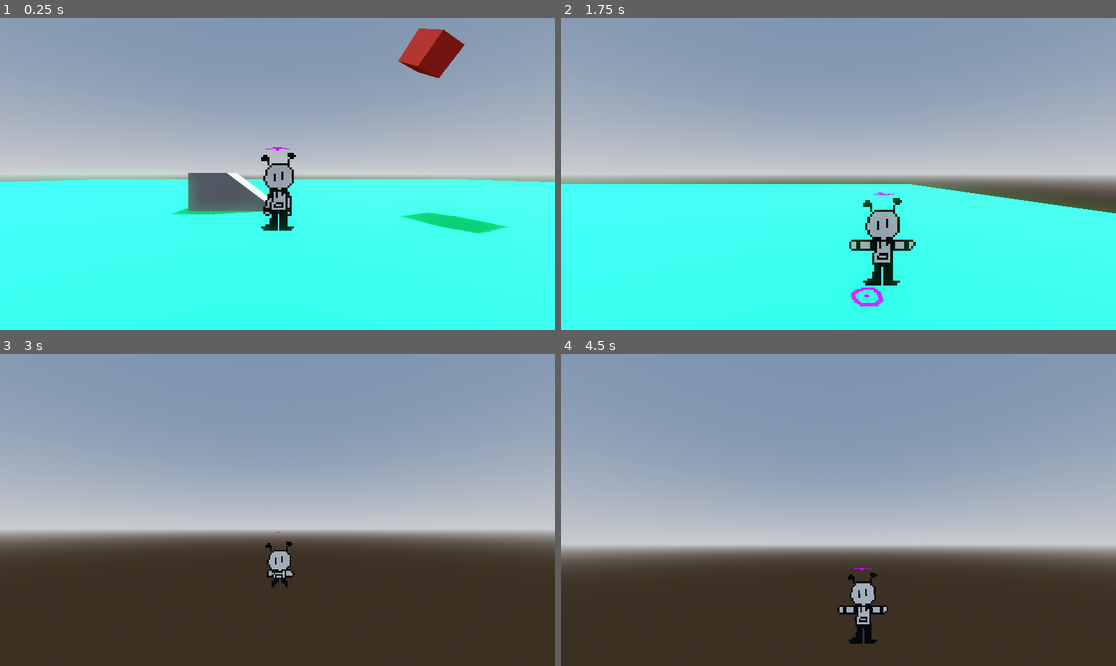
Above: before the commit, frames 1-4 (two rows, left to right).
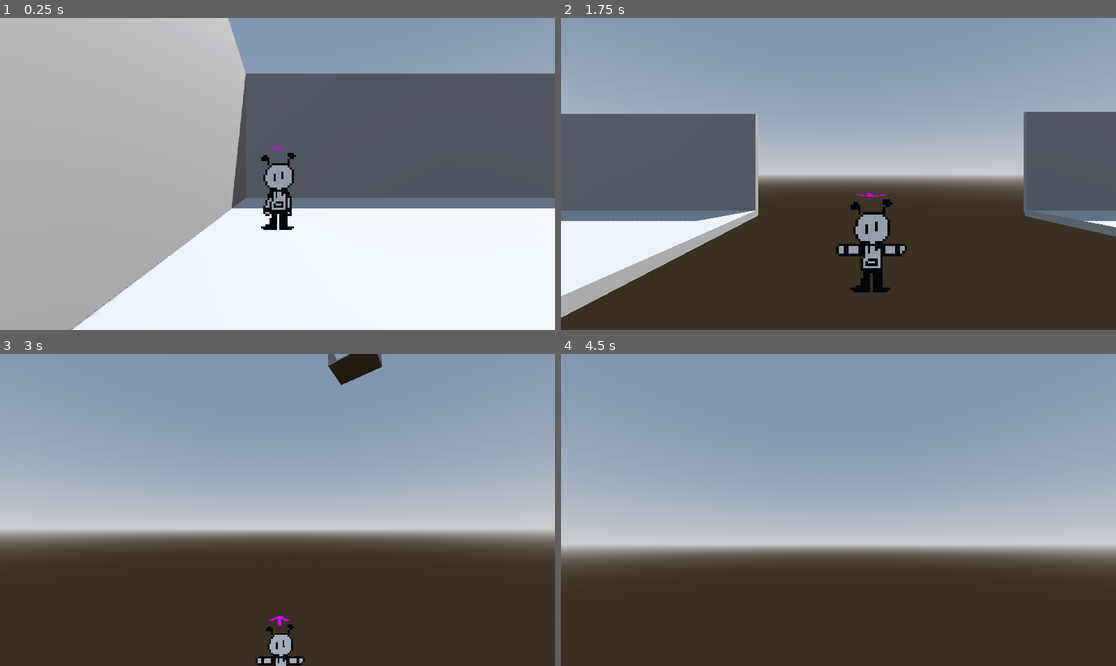
Above: after the commit, the same moments.

Repository: armaanwithadouble-a/blank-slate
Game: Godot game, scene res://Levels/game.tscn
The game is run twice, just before and just after one commit, with the same random seed, the same clock (stepped at 60 frames per second) and the same inputs.
Inputs (mouse positions are in pixels of both pictures, inside the frame that each line leads up to):
- Up to frame 1 (0.25 s): no input
- Up to frame 2 (1.75 s): move the mouse to (960, 158) at 0.52 s; hold D (move_right) 0.53-1.28 s; tap E (dive) at 0.6 s; tap Space (jump) at 0.77, 1.52 s; move the mouse to (727, 189) at 1.27 s; hold S (move_down) from 1.28 s (still down); click (727, 189) at 1.35 s
- Up to frame 3 (3 s): move the mouse to (288, 503) at 2.02 s; release S (move_down) at 2.03 s; hold W (move_up) from 2.03 s (still down); tap E (dive) at 2.1 s; move the mouse to (271, 516) at 2.77 s; click (271, 516) at 2.85 s
- Up to frame 4 (4.5 s): keep holding W (move_up); tap Space (jump) at 3.02, 3.77 s; move the mouse to (877, 513) at 3.52 s; tap E (dive) at 3.6 s; move the mouse to (794, 506) at 4.27 s; click (794, 506) at 4.35 s

The runs differ from the first frame. In frame 1, 83% of the frame differs, in the area x 0-100%, y 0-100%; in frame 2, 58%; in frame 3, 1.7%; in frame 4, 0.9%.

Commit message:
tutorial init

Diff:
--- a/Levels/game.tscn
+++ b/Levels/game.tscn
@@ -1,8 +1,6 @@
-[gd_scene load_steps=16 format=4 uid="uid://72w56dbma6de"]
+[gd_scene load_steps=14 format=4 uid="uid://72w56dbma6de"]
 
 [ext_resource type="PackedScene" uid="uid://dt23fmgnisj7e" path="res://Prefabs/player.tscn" id="1_uxjsv"]
-[ext_resource type="PackedScene" uid="uid://ccqgw0nb8m5ba" path="res://Prefabs/EnergyCrystal.tscn" id="2_6isyr"]
-[ext_resource type="PackedScene" uid="uid://clugnaaseflrc" path="res://Prefabs/Balloon.tscn" id="3_6isyr"]
 
 [sub_resource type="ProceduralSkyMaterial" id="ProceduralSkyMaterial_80nbo"]
 sky_horizon_color = Color(0.662243, 0.671743, 0.686743, 1)
@@ -77,9 +75,10 @@
 environment = SubResource("Environment_feb5d")
 
 [node name="floor" type="MeshInstance3D" parent="."]
-transform = Transform3D(50, 0, 0, 0, 50, 0, 0, 0, 50, 0, 0, 0)
-layers = 2
-mesh = SubResource("PlaneMesh_80nbo")
+transform = Transform3D(15, 0, 0, 0, 20, 0, 0, 0, 10, 11.931968, 0, 0.0068979263)
+visible = false
+layers = 2
+mesh = SubResource("PlaneMesh_wmo6t")
 surface_material_override/0 = SubResource("StandardMaterial3D_80nbo")
 
 [node name="StaticBody3D" type="StaticBody3D" parent="floor"]
@@ -92,7 +91,7 @@
 transform = Transform3D(1, 0, 0, 0, 1, 0, 0, 0, 1, 0, 1, 0)
 
 [node name="ramp" type="MeshInstance3D" parent="."]
-transform = Transform3D(2, 0, 0, 0, 1.5, 0, 0, 0, 2, -2, 0, -3)
+transform = Transform3D(2, 0, 0, 0, 1.5, 0, 0, 0, 2, -2, 1.8271708, -32.371284)
 layers = 2
 mesh = SubResource("ArrayMesh_80nbo")
 
@@ -103,7 +102,7 @@
 shape = SubResource("ConvexPolygonShape3D_e2o6t")
 
 [node name="box" type="MeshInstance3D" parent="."]
-transform = Transform3D(1.5, 0, 0, 0, 1.5, 0, 0, 0, 2, -2.75, 0.75, -4)
+transform = Transform3D(1.5, 0, 0, 0, 1.5, 0, 0, 0, 2, -2.75, 2.5771708, -33.371284)
 layers = 2
 mesh = SubResource("ArrayMesh_feb5d")
 
@@ -113,19 +112,149 @@
 [node name="CollisionShape3D" type="CollisionShape3D" parent="box/StaticBody3D"]
 shape = SubResource("ConvexPolygonShape3D_fc0e3")
 
-[node name="wall" type="MeshInstance3D" parent="."]
-transform = Transform3D(20, 0, 0, 0, 8, 0, 0, 0, 1, 0, 4, 9.5)
-layers = 2
-mesh = SubResource("ArrayMesh_7jktm")
-
-[node name="StaticBody3D" type="StaticBody3D" parent="wall"]
-collision_layer = 2
-
-[node name="CollisionShape3D" type="CollisionShape3D" parent="wall/StaticBody3D"]
-shape = SubResource("ConvexPolygonShape3D_ryrav")
-
-[node name="EnergyCrystal" parent="." instance=ExtResource("2_6isyr")]
-transform = Transform3D(1, 0, 0, 0, 1, 0, 0, 0, 1, 7.39828, 7.34228, -4.9258)
-
-[node name="Balloon" parent="." instance=ExtResource("3_6isyr")]
-transform = Transform3D(1, 0, 0, 0, 1, 0, 0, 0, 1, -17.0415, 8.16261, -1.05086)
+[node name="wall2" type="MeshInstance3D" parent="."]
+transform = Transform3D(0.5, 0, 0, 0, 8, 0, 0, 0, 15, -2.1734066, 3.765, 0)
+layers = 2
+mesh = SubResource("ArrayMesh_7jktm")
+
+[node name="StaticBody3D" type="StaticBody3D" parent="wall2"]
+collision_layer = 2
+
+[node name="CollisionShape3D" type="CollisionShape3D" parent="wall2/StaticBody3D"]
+shape = SubResource("ConvexPolygonShape3D_ryrav")
+
+[node name="Starting Platform" type="Node" parent="."]
+
+[node name="wall 1" type="MeshInstance3D" parent="Starting Platform"]
+transform = Transform3D(25, 0, 0, 0, 8, 0, 0, 0, 0.5, 10, 3.765, -7.5)
+layers = 2
+mesh = SubResource("ArrayMesh_7jktm")
+skeleton = NodePath("../..")
+
+[node name="StaticBody3D" type="StaticBody3D" parent="Starting Platform/wall 1"]
+collision_layer = 2
+
+[node name="CollisionShape3D" type="CollisionShape3D" parent="Starting Platform/wall 1/StaticBody3D"]
+shape = SubResource("ConvexPolygonShape3D_ryrav")
+
+[node name="Floor" type="MeshInstance3D" parent="Starting Platform"]
+transform = Transform3D(25, 0, 0, 0, 0.5, 0, 0, 0, 15, 10, 0, 0)
+layers = 2
+mesh = SubResource("ArrayMesh_feb5d")
+skeleton = NodePath("../..")
+
+[node name="StaticBody3D" type="StaticBody3D" parent="Starting Platform/Floor"]
+collision_layer = 2
+
+[node name="CollisionShape3D" type="CollisionShape3D" parent="Starting Platform/Floor/StaticBody3D"]
+shape = SubResource("ConvexPolygonShape3D_fc0e3")
+
+[node name="wall 3" type="MeshInstance3D" parent="Starting Platform"]
+transform = Transform3D(25, 0, 0, 0, 8, 0, 0, 0, 0.5, 10, 3.765, 7.5)
+layers = 2
+mesh = SubResource("ArrayMesh_7jktm")
+skeleton = NodePath("../..")
+
+[node name="StaticBody3D" type="StaticBody3D" parent="Starting Platform/wall 3"]
+collision_layer = 2
+
+[node name="CollisionShape3D" type="CollisionShape3D" parent="Starting Platform/wall 3/StaticBody3D"]
+shape = SubResource("ConvexPolygonShape3D_ryrav")
+
+[node name="Jump platform" type="Node" parent="."]
+
+[node name="wall 1" type="MeshInstance3D" parent="Jump platform"]
+transform = Transform3D(12.5, 0, 0, 0, 8, 0, 0, 0, 0.25, 50, 4, -7.5)
+layers = 2
+mesh = SubResource("ArrayMesh_7jktm")
+skeleton = NodePath("../..")
+
+[node name="StaticBody3D" type="StaticBody3D" parent="Jump platform/wall 1"]
+collision_layer = 2
+
+[node name="CollisionShape3D" type="CollisionShape3D" parent="Jump platform/wall 1/StaticBody3D"]
+shape = SubResource("ConvexPolygonShape3D_ryrav")
+
+[node name="Floor" type="MeshInstance3D" parent="Jump platform"]
+transform = Transform3D(12.5, 0, 0, 0, 0.5, 0, 0, 0, 15, 50, 0, 0)
+layers = 2
+mesh = SubResource("ArrayMesh_feb5d")
+skeleton = NodePath("../..")
+
+[node name="StaticBody3D" type="StaticBody3D" parent="Jump platform/Floor"]
+collision_layer = 2
+
+[node name="CollisionShape3D" type="CollisionShape3D" parent="Jump platform/Floor/StaticBody3D"]
+shape = SubResource("ConvexPolygonShape3D_fc0e3")
+
+[node name="wall 3" type="MeshInstance3D" parent="Jump platform"]
+transform = Transform3D(12.5, 0, 0, 0, 8, 0, 0, 0, 0.25, 50, 4, 7.5)
+layers = 2
+mesh = SubResource("ArrayMesh_7jktm")
+skeleton = NodePath("../..")
+
+[node name="StaticBody3D" type="StaticBody3D" parent="Jump platform/wall 3"]
+collision_layer = 2
+
+[node name="CollisionShape3D" type="CollisionShape3D" parent="Jump platform/wall 3/StaticBody3D"]
+shape = SubResource("ConvexPolygonShape3D_ryrav")
+
+[node name="box" type="MeshInstance3D" parent="Jump platform"]
+transform = Transform3D(0.5, 0, 0, 0, 1.5, 0, 0, 0, 7.5, 50, 0.8970673, 0)
+layers = 2
+mesh = SubResource("ArrayMesh_feb5d")
+
+[node name="StaticBody3D" type="StaticBody3D" parent="Jump platform/box"]
+collision_layer = 2
+
+[node name="CollisionShape3D" type="CollisionShape3D" parent="Jump platform/box/StaticBody3D"]
+shape = SubResource("ConvexPolygonShape3D_fc0e3")
+
+[node name="Double Jump platform" type="Node" parent="."]
+
+[node name="wall 1" type="MeshInstance3D" parent="Double Jump platform"]
+transform = Transform3D(12.5, 0, 0, 0, 8, 0, 0, 0, 0.25, 110, 4, -7.5)
+layers = 2
+mesh = SubResource("ArrayMesh_7jktm")
+skeleton = NodePath("../..")
+
+[node name="StaticBody3D" type="StaticBody3D" parent="Double Jump platform/wall 1"]
+collision_layer = 2
+
+[node name="CollisionShape3D" type="CollisionShape3D" parent="Double Jump platform/wall 1/StaticBody3D"]
+shape = SubResource("ConvexPolygonShape3D_ryrav")
+
+[node name="Floor" type="MeshInstance3D" parent="Double Jump platform"]
+transform = Transform3D(12.5, 0, 0, 0, 0.5, 0, 0, 0, 15, 110, 0, 0)
+layers = 2
+mesh = SubResource("ArrayMesh_feb5d")
+skeleton = NodePath("../..")
+
+[node name="StaticBody3D" type="StaticBody3D" parent="Double Jump platform/Floor"]
+collision_layer = 2
+
+[node name="CollisionShape3D" type="CollisionShape3D" parent="Double Jump platform/Floor/StaticBody3D"]
+shape = SubResource("ConvexPolygonShape3D_fc0e3")
+
+[node name="wall 3" type="MeshInstance3D" parent="Double Jump platform"]
+transform = Transform3D(12.5, 0, 0, 0, 8, 0, 0, 0, 0.25, 110, 4, 7.5)
+layers = 2
+mesh = SubResource("ArrayMesh_7jktm")
+skeleton = NodePath("../..")
+
+[node name="StaticBody3D" type="StaticBody3D" parent="Double Jump platform/wall 3"]
+collision_layer = 2
+
+[node name="CollisionShape3D" type="CollisionShape3D" parent="Double Jump platform/wall 3/StaticBody3D"]
+shape = SubResource("ConvexPolygonShape3D_ryrav")
+
+[node name="box" type="MeshInstance3D" parent="Double Jump platform"]
+transform = Transform3D(0.5, 0, 0, 0, 1.5, 0, 0, 0, 7.5, 110, 0.8970673, 0)
+layers = 2
+mesh = SubResource("ArrayMesh_feb5d")
+
+[node name="StaticBody3D" type="StaticBody3D" parent="Double Jump platform/box"]
+collision_layer = 2
+
+[node name="CollisionShape3D" type="CollisionShape3D" parent="Double Jump platform/box/StaticBody3D"]
+shape = SubResource("ConvexPolygonShape3D_fc0e3")
--- a/player.gd
+++ b/player.gd
@@ -5,7 +5,7 @@
 
 @export_group("Movement")
 @export var move_speed := 30.0
-@export var acceleration := 40.0
+@export var acceleration := 60.0
 @export var rotation_speed := 20.0
 @export var jump_impulse := 20
 
--- a/project.godot
+++ b/project.godot
@@ -12,7 +12,7 @@
 
 config/name="superstar"
 run/main_scene="uid://72w56dbma6de"
-config/features=PackedStringArray("4.4", "Forward Plus")
+config/features=PackedStringArray("4.5", "Forward Plus")
 config/icon="res://icon.svg"
 
 [display]
Not shown: 1 places in Levels/game.tscn that only renumber resources
Not shown, changed: blankSlateDemoAssets/plrMovementTextures/arrow.png.import
Not shown, changed: blankSlateDemoAssets/plrMovementTextures/landing.png.import
Not shown, changed: blankSlateDemoAssets/qoobTextures/back/bump.png.import
Not shown, changed: blankSlateDemoAssets/qoobTextures/back/dive.png.import
Not shown, changed: blankSlateDemoAssets/qoobTextures/back/doubleJump.png.import
Not shown, changed: blankSlateDemoAssets/qoobTextures/back/fall.png.import
Not shown, changed: blankSlateDemoAssets/qoobTextures/back/idle.png.import
Not shown, changed: blankSlateDemoAssets/qoobTextures/back/jump.png.import
Not shown, changed: blankSlateDemoAssets/qoobTextures/back/run.png.import
Not shown, changed: blankSlateDemoAssets/qoobTextures/front/bump.png.import
Not shown, changed: blankSlateDemoAssets/qoobTextures/front/dive.png.import
(and 6 more such lines)
